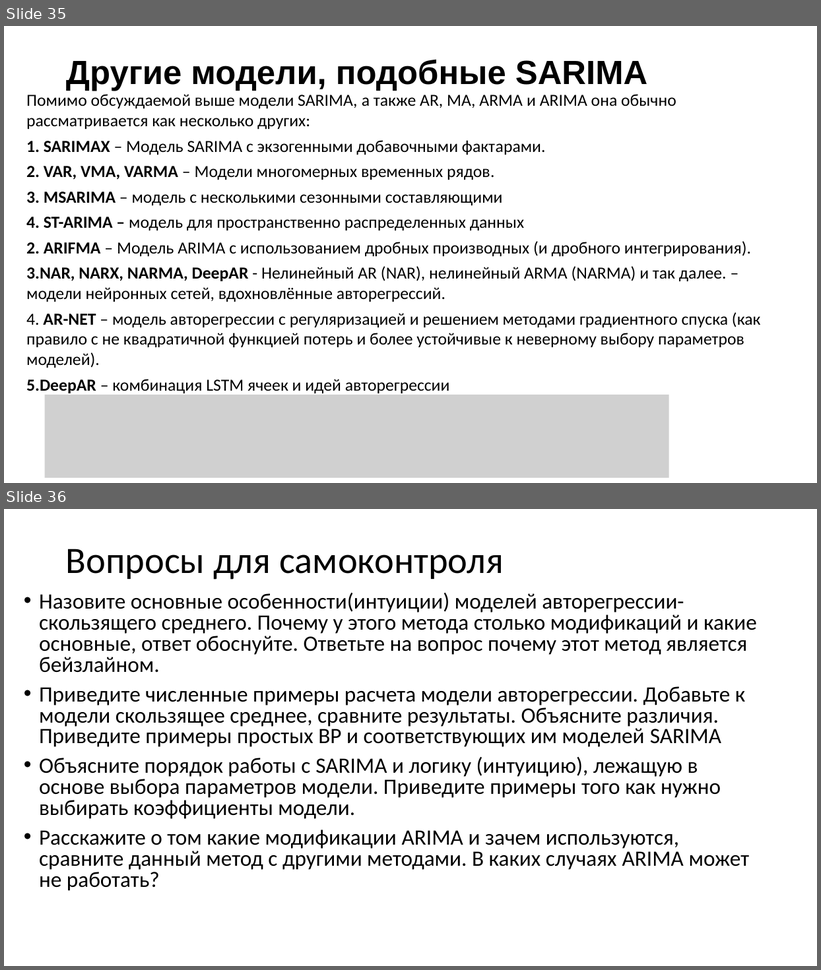
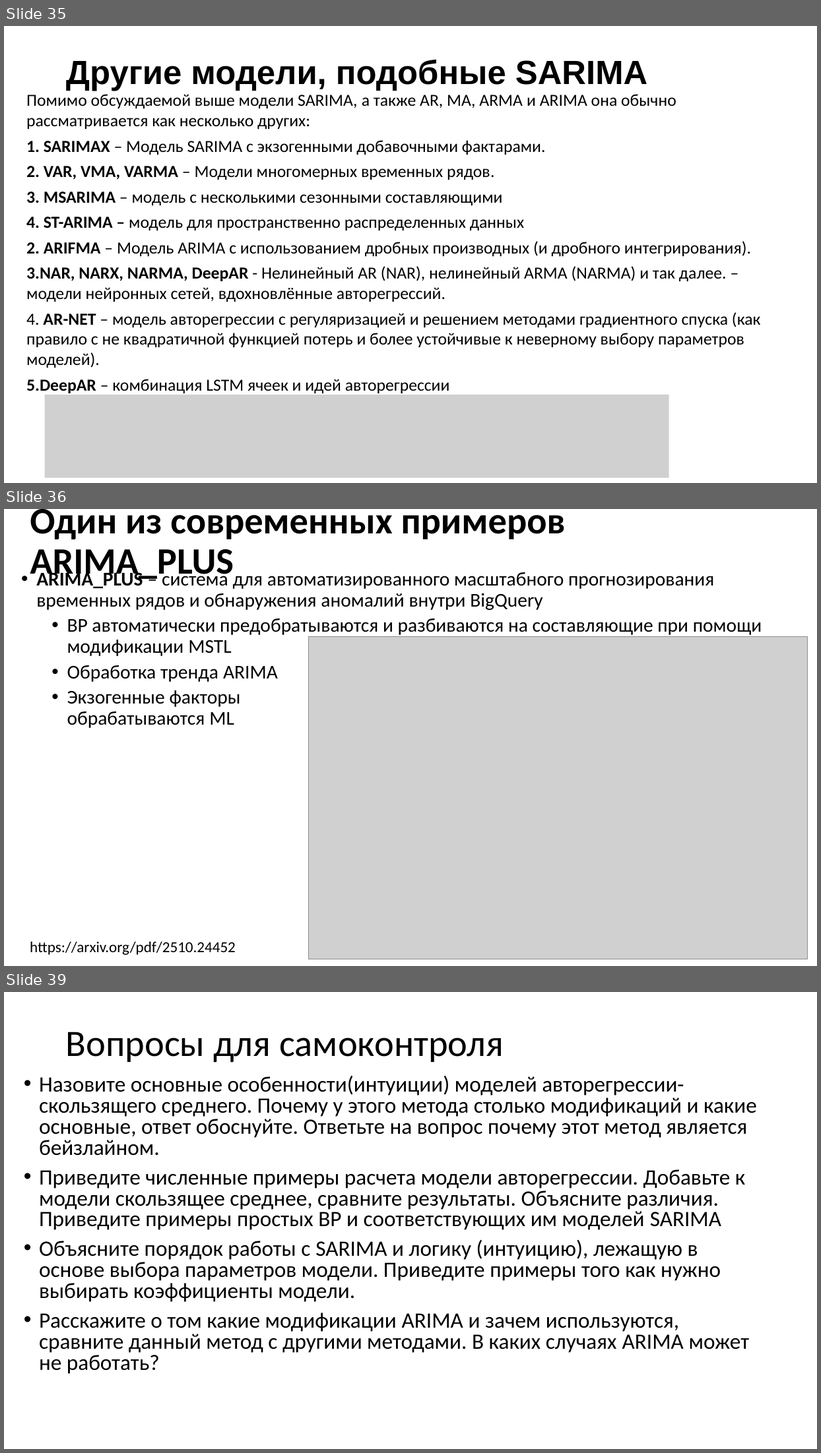
Before and after one commit to MVRonkin/TimeSeriesCourse, a slide deck: Last/LEC/04-2_ARIMA.pptx. Shown one above the other, each under a label of ours: slides 35 and 36 before the commit, slides 35, 36 and 39 after it; the slides between them are not shown. The pictures are 821x970 and 821x1453 pixels, drawn with LibreOffice and Linux fonts; fonts in the diff are those of the drawing; grey boxes stand for pictures. Boxes give left, top, right and bottom in pixels: in the first picture for what was removed or moved away, otherwise in the second. Text is boxed around its words. In the diff, an @@ line names an element or a change of style, - is before the commit and + after.

```diff
--- a/Last/LEC/04-2_ARIMA.pptx
+++ b/Last/LEC/04-2_ARIMA.pptx
@@ slide 36 added at [4,509,817,966], background #FFFFFF @@
@@ title added at [30,509,566,583], 44 pt, text #000000, bold @@
+Один из современных примеров ARIMA_PLUS
@@ text added at [36,570,762,728], 23 pt, text #000000 @@
+• ARIMA_PLUS – система для автоматизированного масштабного прогнозирования временных рядов и обнаружения аномалий внутри BigQuery
+  • ВР автоматически предобратываются и разбиваются на составляющие при помощи модификации MSTL
+  • Обработка тренда ARIMA
+  • Экзогенные факторы
+    обрабатываются ML
@@ picture added at [308,637,808,960] @@
@@ text added at [30,942,236,955], 18 pt, text #000000 @@
+https://arxiv.org/pdf/2510.24452
@@ what was slide 36 is now slide 39 @@
```
Also in this commit, not shown: 2 other slides added.
